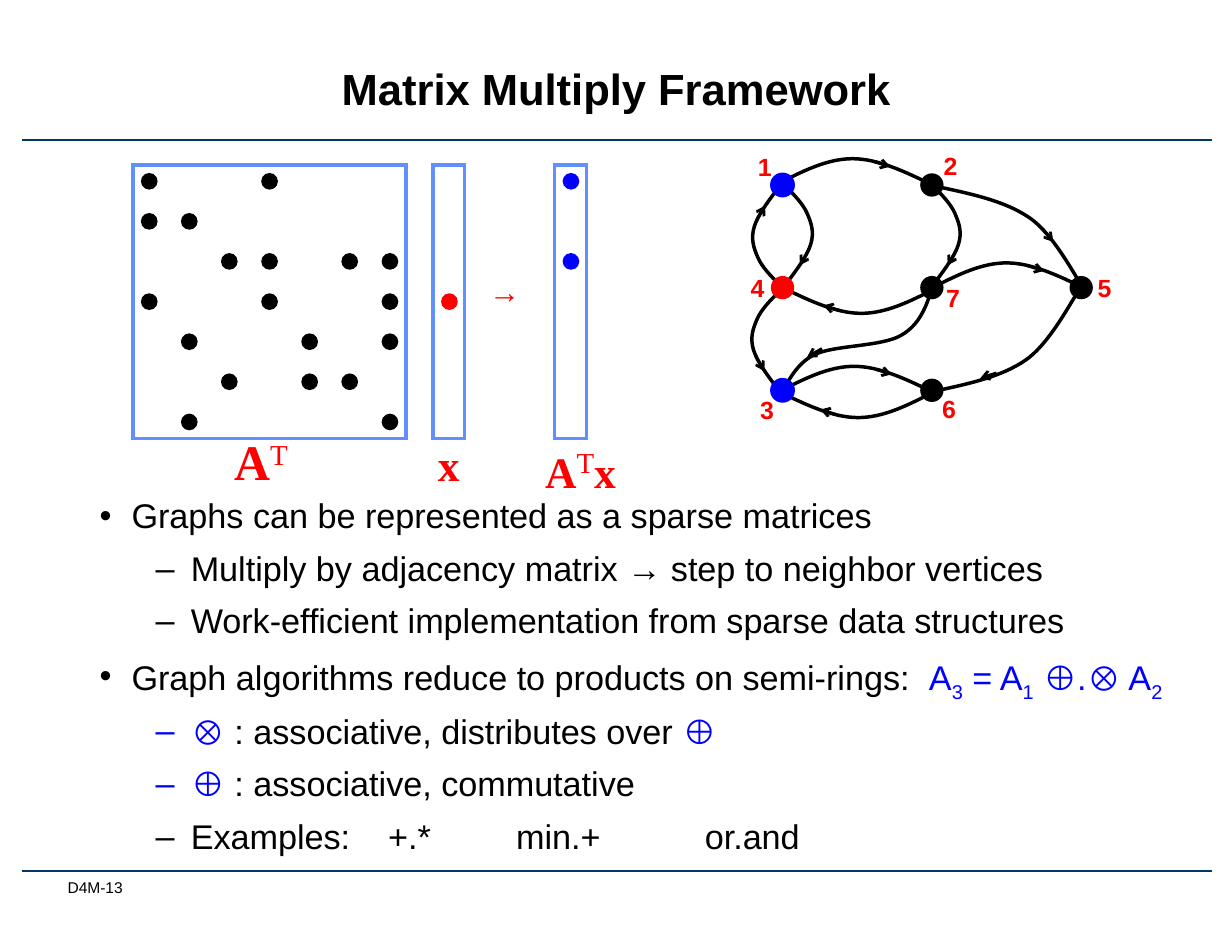
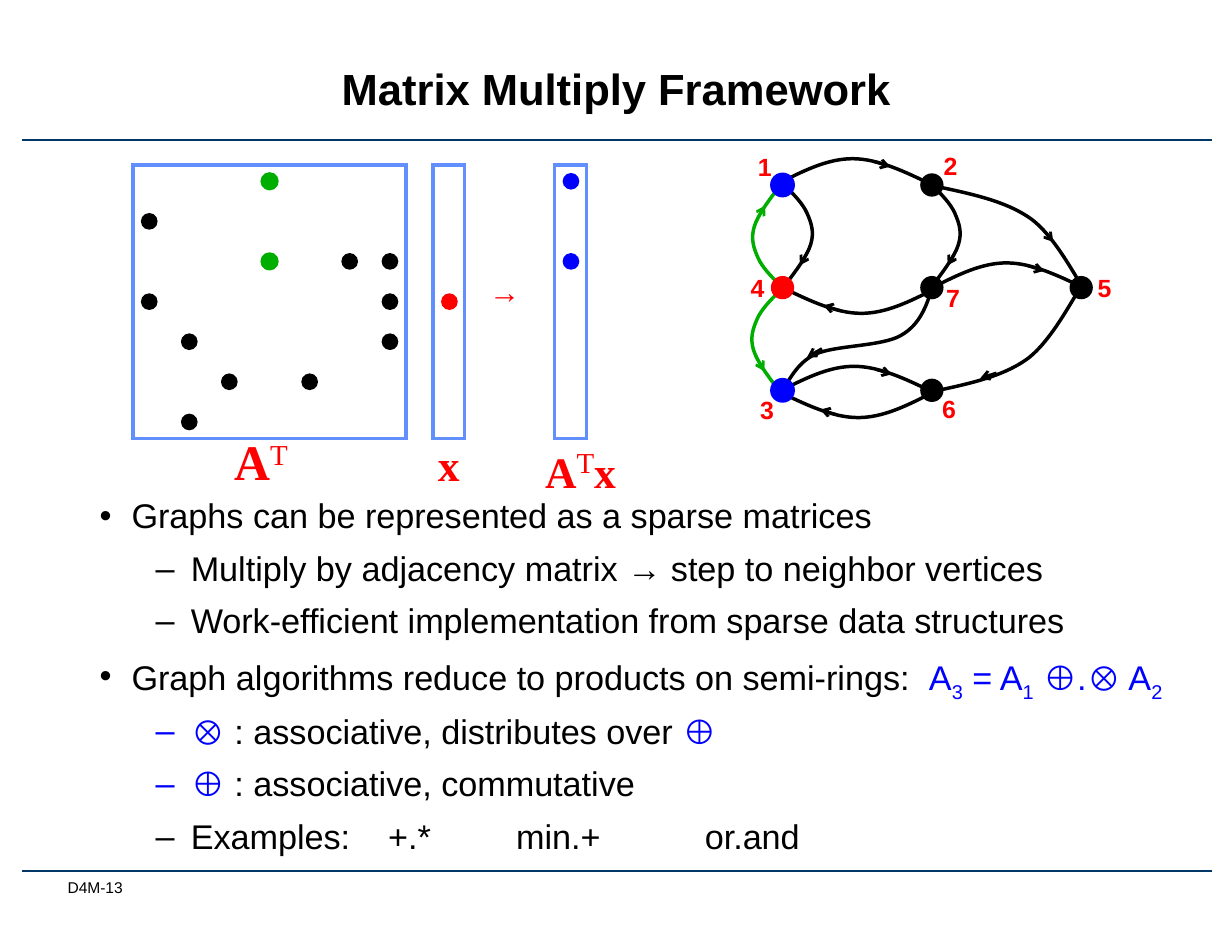
Before and after one commit to Accla/d4m, a slide deck: slide 13 of docs/Lec02-GroupTheory.pptx. Drawn at 1232x952 pixels with LibreOffice and Linux fonts; fonts in the diff are those of the drawing; background and template pictures are left out. Boxes give left, top, right and bottom in pixels: in the first picture for what was removed or moved away, otherwise in the second. Text is boxed around its words. In the diff, an @@ line names an element or a change of style, - is before the commit and + after.

Commit message:
corrected adjacency matrix figure

```diff
--- a/docs/Lec02-GroupTheory.pptx
+++ b/docs/Lec02-GroupTheory.pptx
@@ ellipse at [261,172,278,189]: fill #000000 to #00AE00; outline none to #00AE00 1 pt @@
@@ freeform shape at [750,186,780,286]: outline #000000 2.25 pt to #00AE00 2.25 pt @@
@@ arrow (756, 221) - (765, 206): stroke #000000 1.75 pt to #00AE00 1.75 pt @@
@@ ellipse at [261,253,278,270]: fill #000000 to #00AE00; outline none to #00AE00 1 pt @@
@@ freeform shape at [750,291,780,391]: outline #000000 2.25 pt to #00AE00 2.25 pt @@
@@ arrow (756, 356) - (764, 371): stroke #000000 1.75 pt to #00AE00 1.75 pt @@
@@ group removed at [141,172,399,430]: 7 ellipses @@
```
Also in this commit, not shown: 1 other slide changed.
